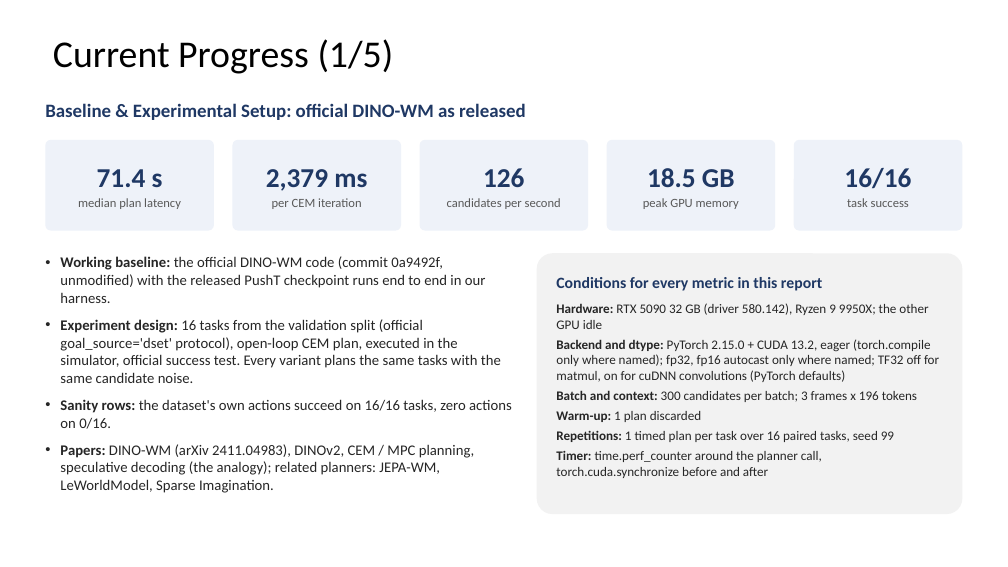
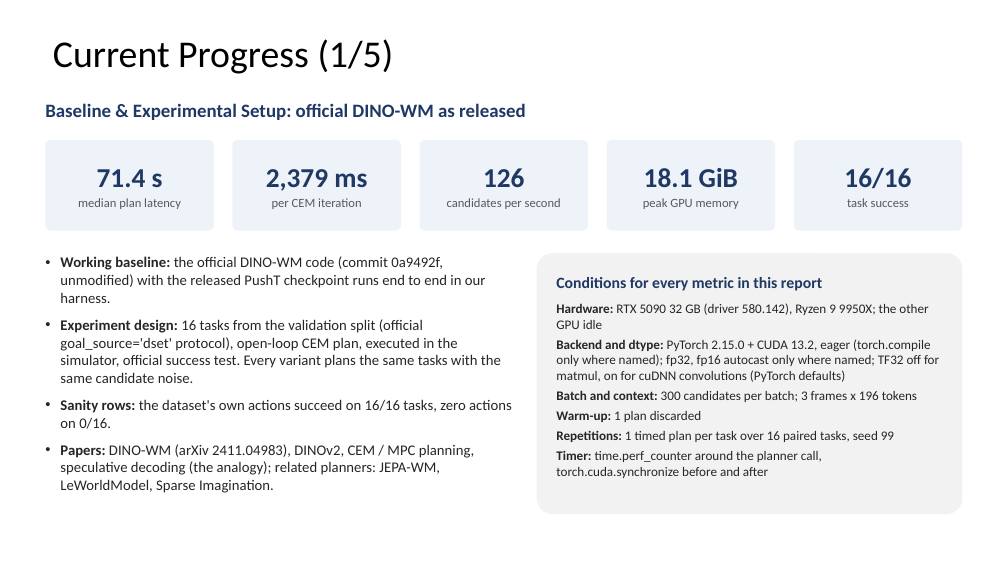
Before and after one commit to WT-MM/hpml-wm-planning, a slide deck: slide 4 of docs/HPML_Midpoint_Report_Team28.pptx. Drawn at 1008x567 pixels with LibreOffice and Linux fonts; fonts in the diff are those of the drawing. Boxes give left, top, right and bottom in pixels: in the first picture for what was removed or moved away, otherwise in the second. Text is boxed around its words. In the diff, an @@ line names an element or a change of style, - is before the commit and + after.

```diff
--- a/docs/HPML_Midpoint_Report_Team28.pptx
+++ b/docs/HPML_Midpoint_Report_Team28.pptx
@@ text in rounded rectangle at box(644, 168, 738, 187): text changed @@
-18.5 GB
+18.1 GiB
```
Also in this commit, not shown: 5 other slides changed, 14 other files.
